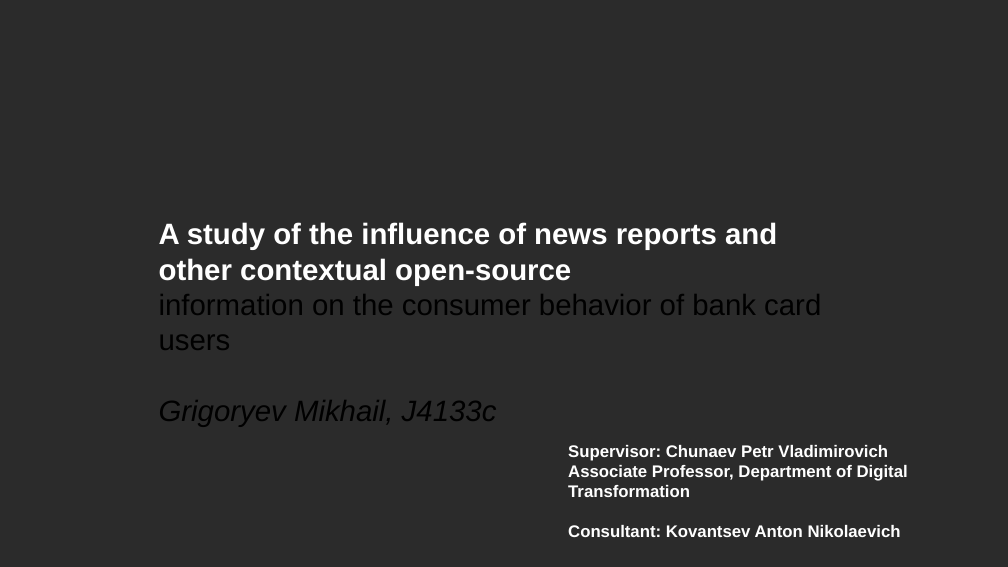
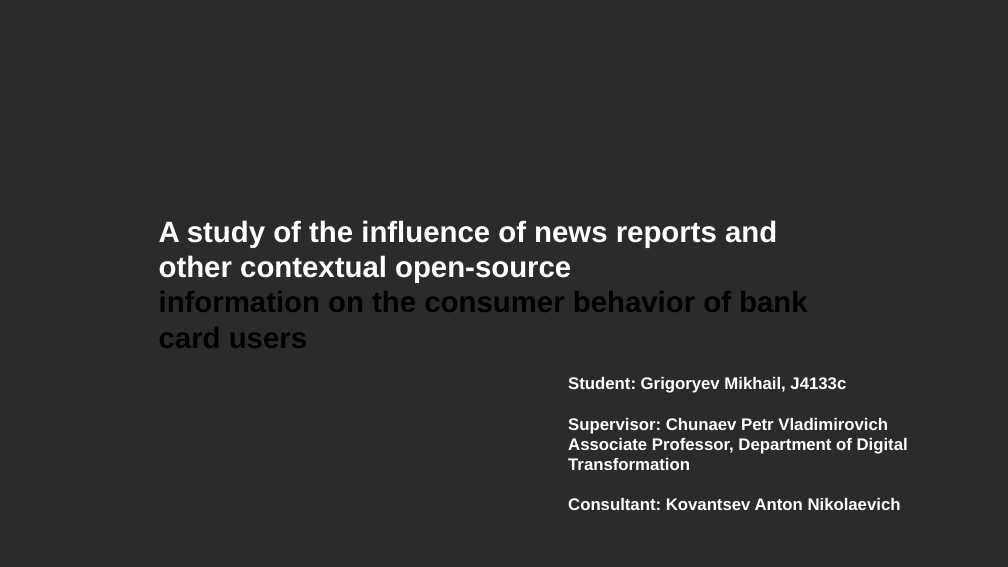
Before and after one commit to Dormant512/nir-presentation, a slide deck: slide 1 of Grig-nir-1.pptx. Drawn at 1008x567 pixels with LibreOffice and Linux fonts; fonts in the diff are those of the drawing; background and template pictures are left out; a plain dark background stands for a picture behind light text. Boxes give left, top, right and bottom in pixels: in the first picture for what was removed or moved away, otherwise in the second. Text is boxed around its words. In the diff, an @@ line names an element or a change of style, - is before the commit and + after.

```diff
--- a/Grig-nir-1.pptx
+++ b/Grig-nir-1.pptx
@@ title at (159,291,808,348): text changed; bold on @@
-information on the consumer behavior of bank card users
-Grigoryev Mikhail, J4133c
+information on the consumer behavior of bank card users
@@ text "Student: Grigoryev Mikhail, J4133c": place and size @@
-text "Student: Grigoryev Mikhail, J4133c" at (568,445,908,537)
+text "Student: Grigoryev Mikhail, J4133c" at (568,377,908,510)
@@ text at (568,377,846,393): paragraph added @@
+Student: Grigoryev Mikhail, J4133c
```
Also in this commit, not shown: 8 other slides changed, 1 slide added, 6 other files.
